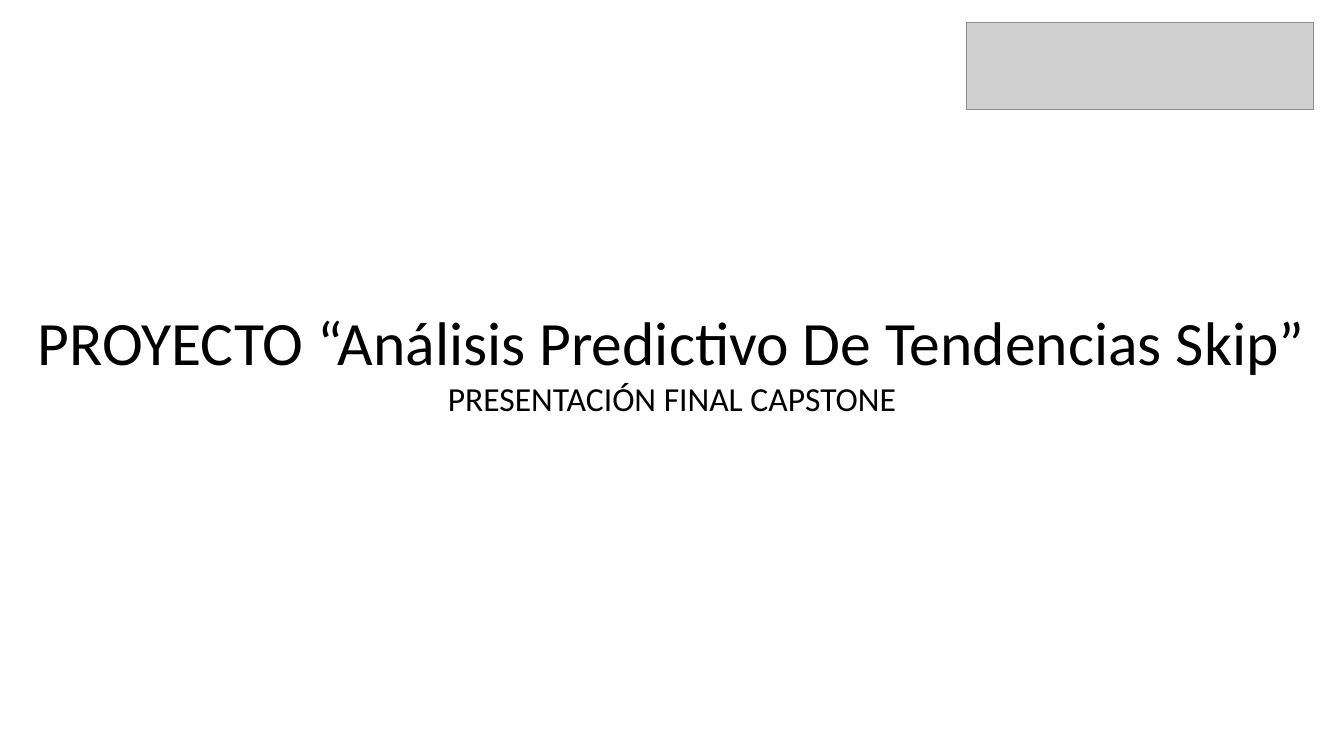
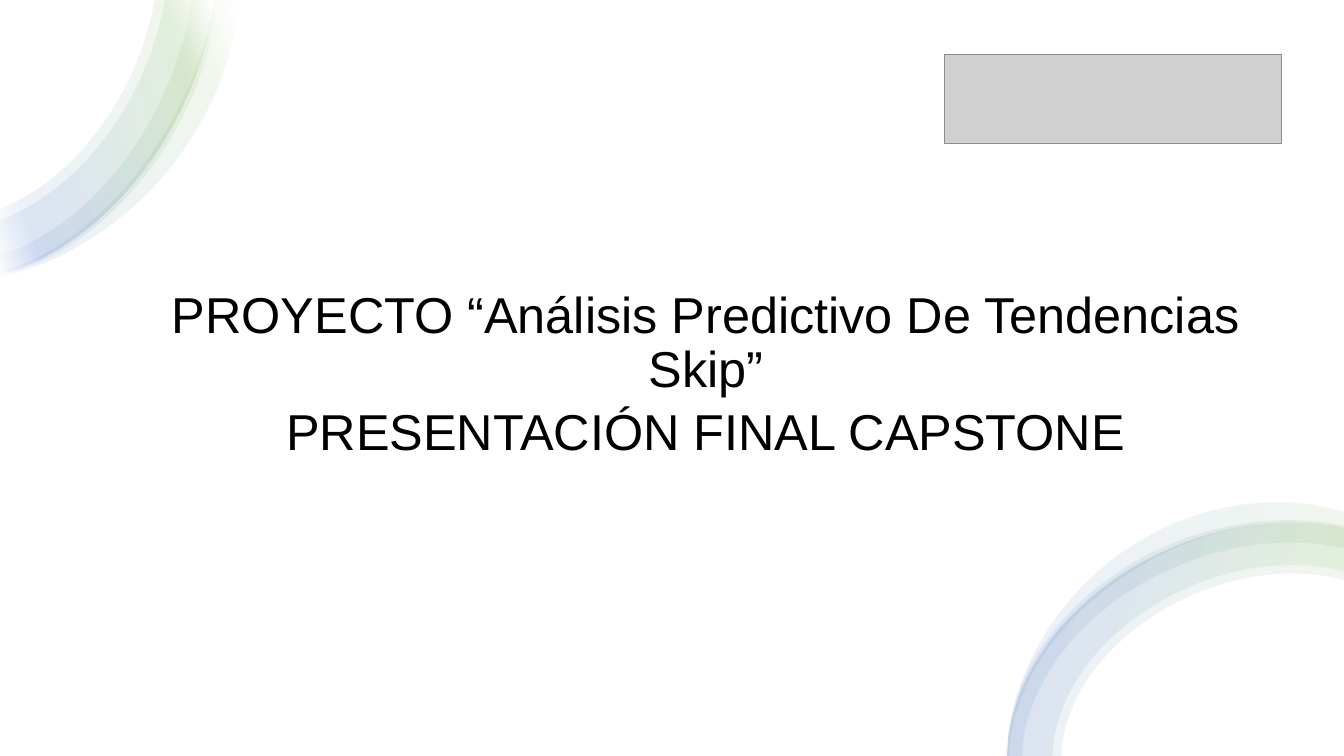
Before and after one commit to LucasCarrasco7/capstone-proyecto, a slide deck: slide 1 of Fase 3 /Evidencia Grupal/Formato Presentación final.pptx. Drawn at 1344x756 pixels with LibreOffice and Linux fonts; fonts in the diff are those of the drawing; grey boxes stand for pictures. Boxes give left, top, right and bottom in pixels: in the first picture for what was removed or moved away, otherwise in the second. Text is boxed around its words. In the diff, an @@ line names an element or a change of style, - is before the commit and + after.

```diff
--- a/Fase 3 /Evidencia Grupal/Formato Presentación final.pptx
+++ b/Fase 3 /Evidencia Grupal/Formato Presentación final.pptx
@@ rectangle added at (0,0,1344,756), fill #FFFFFF @@
@@ group added at (0,0,239,277): 4 freeform shapes @@
@@ picture: place and size @@
-picture at (967,23,1314,110)
+picture at (945,54,1282,144)
@@ text "PROYECTO “Análisis Predictivo De Tendencias ...": place and size @@
-text "PROYECTO “Análisis Predictivo De Tendencias ..." at (38,320,1304,412)
+text "PROYECTO “Análisis Predictivo De Tendencias ..." at (172,296,1239,451)
@@ text "PROYECTO “Análisis Predictivo De Tendencias ..." at (172,296,1239,451): size 44 to 36 pt in "PROYECTO “Análisis Predictivo De Tendencias Skip”"; font Calibri to Arial; size 24 to 36 pt in "PRESENTACIÓN FINAL CAPSTONE"; line spacing 1 to 0.9; more space between paragraphs; vertical alignment top to middle @@
@@ group added at (1007,503,1344,756): 4 freeform shapes @@
```
Also in this commit, not shown: 8 other slides changed, 1 slide added, 1 slide removed.
